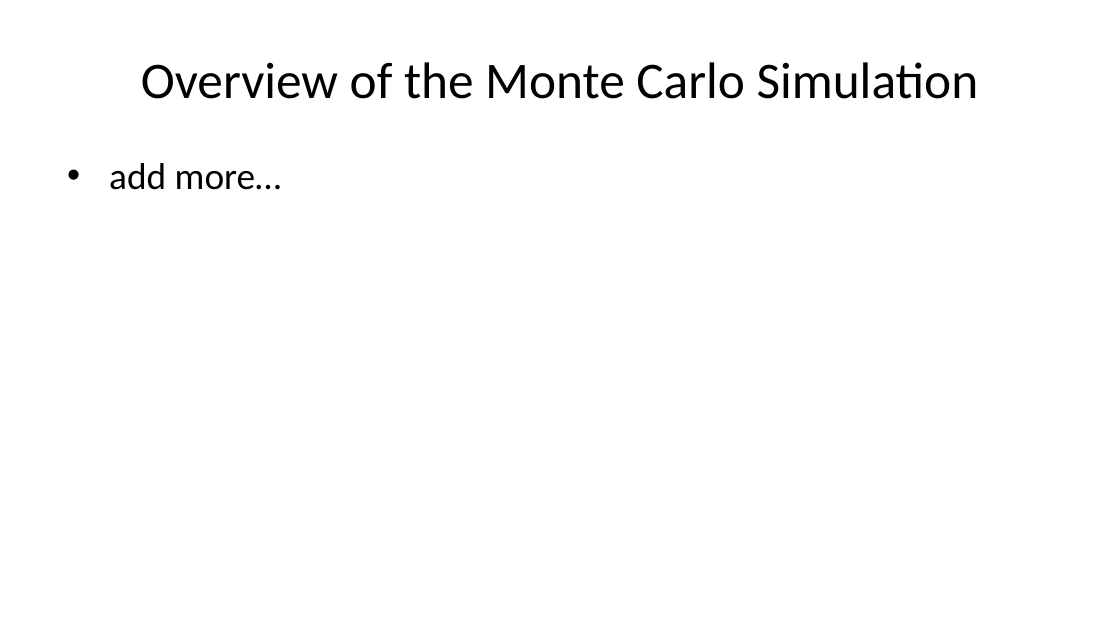
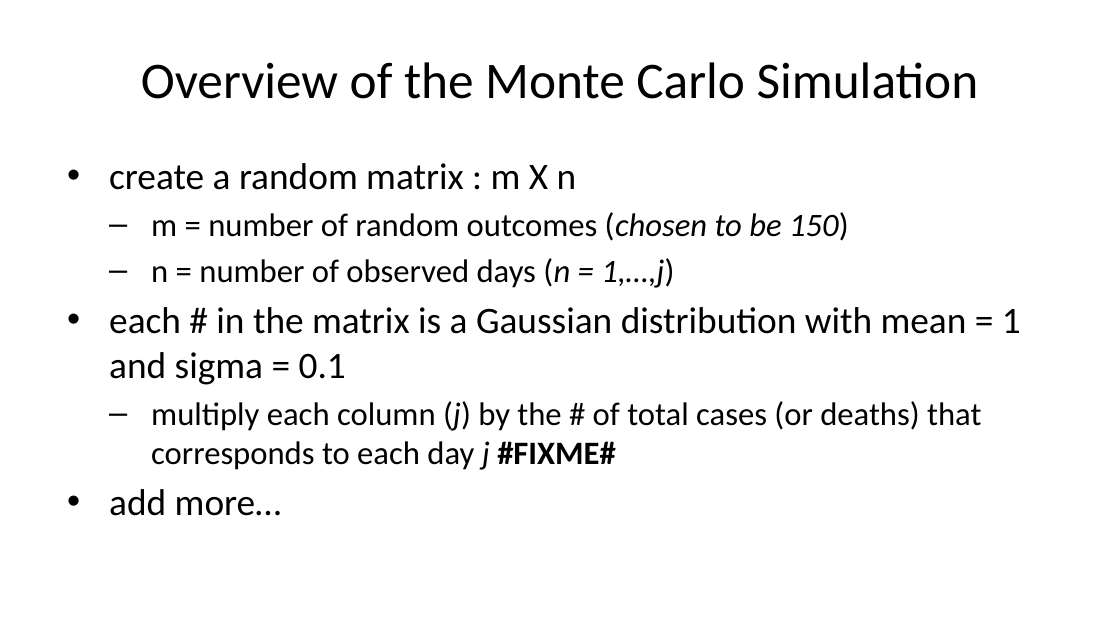
Before and after one commit to austinlackey/covid-simulations, a slide deck: slide 6 of main.pptx (slide 4 before the commit). Drawn at 1120x630 pixels with LibreOffice and Linux fonts; fonts in the diff are those of the drawing. Boxes give left, top, right and bottom in pixels: in the first picture for what was removed or moved away, otherwise in the second. Text is boxed around its words. In the diff, an @@ line names an element or a change of style, - is before the commit and + after.

```diff
--- a/main.pptx
+++ b/main.pptx
@@ text at bbox=[109, 163, 1021, 470]: paragraphs added @@
+• create a random matrix : m X n
+  – m = number of random outcomes (chosen to be 150)
+  – n = number of observed days (n = 1,…,j)
+• each # in the matrix is a Gaussian distribution with mean = 1 and sigma = 0.1
+  – multiply each column (j) by the # of total cases (or deaths) that corresponds to each day j #FIXME#
```
Also in this commit, not shown: 3 other slides changed, 2 slides added, 1 other file.
